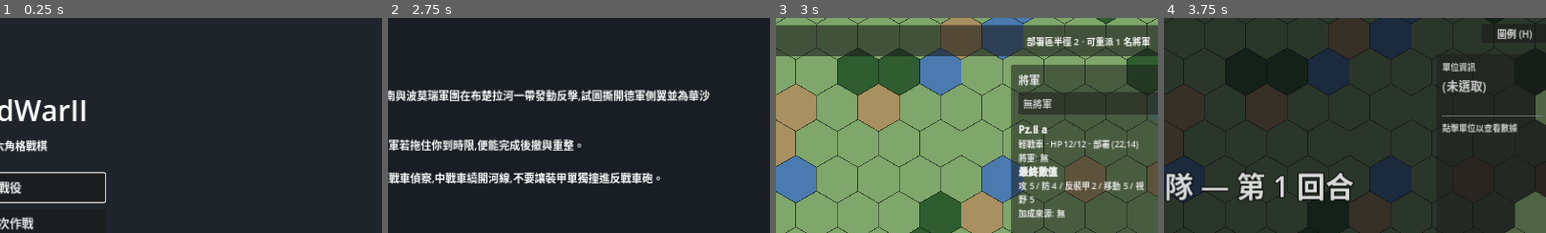
Above: before the commit, frames 1-4 (left to right).
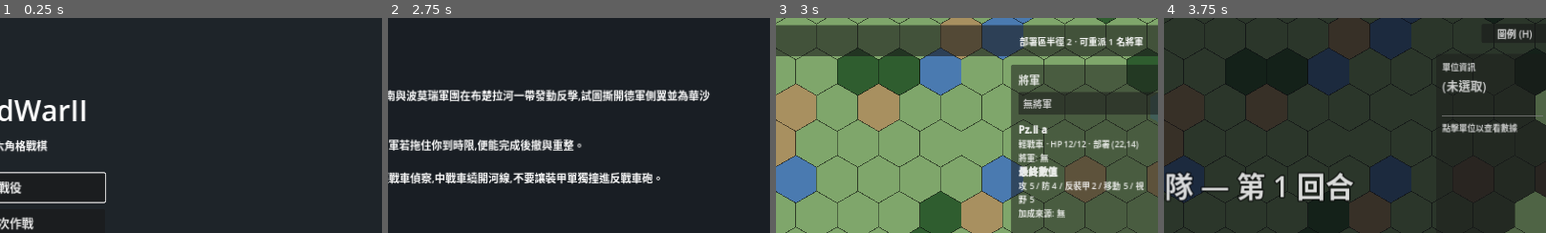
Above: after the commit, the same moments.

Repository: Fischer-Zhang/WorldWarII
Game: Godot game, scene res://scenes/main_menu.tscn
The game is run twice, just before and just after one commit, with the same random seed, the same clock (stepped at 60 frames per second) and the same inputs.
Inputs:
- Up to frame 1 (0.25 s): no input
- Up to frame 2 (2.75 s): click "戰役" at 0.5 s; click "閃電戰與東進 1940-1941 (0/5) 德軍從西線突…" at 1.25 s; click "開始選定作戰" at 2 s
- Up to frame 3 (3 s): click "開始戰鬥" at 2.75 s
- Up to frame 4 (3.75 s): click "開始戰鬥" at 3.5 s
The pictures show only the part of the screen within x 49-99%, y 0-50%; the shares and areas given below are measured in that part.

Frames 1-2 are identical in both runs. In frame 3, 1.1% of the frame differs, in the area x 63-98%, y 8-14%; in frame 4, nothing differs.

Commit message:
Anchor tactical HUD panels

Diff:
--- a/scenes/battle.tscn
+++ b/scenes/battle.tscn
@@ -16,9 +16,10 @@
 [node name="UI" type="CanvasLayer" parent="."]
 
 [node name="InfoLabel" type="Label" parent="UI"]
+anchor_right = 1.0
 offset_left = 12.0
 offset_top = 12.0
-offset_right = 1268.0
+offset_right = -132.0
 offset_bottom = 44.0
 mouse_filter = 2
 theme_override_font_sizes/font_size = 18
@@ -27,10 +28,13 @@
 vertical_alignment = 1
 
 [node name="StatusLabel" type="Label" parent="UI"]
+anchor_top = 1.0
+anchor_right = 1.0
+anchor_bottom = 1.0
 offset_left = 12.0
-offset_top = 680.0
-offset_right = 1000.0
-offset_bottom = 710.0
+offset_top = -40.0
+offset_right = -280.0
+offset_bottom = -10.0
 mouse_filter = 2
 theme_override_font_sizes/font_size = 16
 text = ""
@@ -38,9 +42,11 @@
 vertical_alignment = 1
 
 [node name="InfoPanel" type="Panel" parent="UI"]
-offset_left = 1080.0
+anchor_left = 1.0
+anchor_right = 1.0
+offset_left = -200.0
 offset_top = 60.0
-offset_right = 1268.0
+offset_right = -12.0
 offset_bottom = 530.0
 mouse_filter = 2
 modulate = Color(1, 1, 1, 0.78)
@@ -91,9 +97,10 @@
 text = ""
 
 [node name="TurnBanner" type="Label" parent="UI"]
+anchor_right = 1.0
 offset_left = 0.0
 offset_top = 240.0
-offset_right = 1280.0
+offset_right = 0.0
 offset_bottom = 320.0
 mouse_filter = 2
 modulate = Color(1, 1, 1, 0)
@@ -126,9 +133,11 @@
 text = ""
 
 [node name="AbilityBox" type="VBoxContainer" parent="UI"]
-offset_left = 1050.0
+anchor_left = 1.0
+anchor_right = 1.0
+offset_left = -230.0
 offset_top = 300.0
-offset_right = 1260.0
+offset_right = -20.0
 offset_bottom = 562.0
 mouse_filter = 2
 alignment = 2
@@ -144,40 +153,56 @@
 text = "架橋"
 
 [node name="OverwatchButton" type="Button" parent="UI"]
-offset_left = 1050.0
-offset_top = 570.0
-offset_right = 1260.0
-offset_bottom = 610.0
+anchor_left = 1.0
+anchor_top = 1.0
+anchor_right = 1.0
+anchor_bottom = 1.0
+offset_left = -230.0
+offset_top = -150.0
+offset_right = -20.0
+offset_bottom = -110.0
 visible = false
 text = "進入警戒 (O)"
 
 [node name="RallyButton" type="Button" parent="UI"]
-offset_left = 1050.0
-offset_top = 620.0
-offset_right = 1260.0
-offset_bottom = 660.0
+anchor_left = 1.0
+anchor_top = 1.0
+anchor_right = 1.0
+anchor_bottom = 1.0
+offset_left = -230.0
+offset_top = -100.0
+offset_right = -20.0
+offset_bottom = -60.0
 visible = false
 text = "整隊 (R)"
 
 [node name="EndTurnButton" type="Button" parent="UI"]
-offset_left = 1050.0
-offset_top = 670.0
-offset_right = 1260.0
-offset_bottom = 710.0
+anchor_left = 1.0
+anchor_top = 1.0
+anchor_right = 1.0
+anchor_bottom = 1.0
+offset_left = -230.0
+offset_top = -50.0
+offset_right = -20.0
+offset_bottom = -10.0
 text = "結束回合"
 
 [node name="LegendButton" type="Button" parent="UI"]
-offset_left = 1156.0
+anchor_left = 1.0
+anchor_right = 1.0
+offset_left = -124.0
 offset_top = 10.0
-offset_right = 1268.0
+offset_right = -12.0
 offset_bottom = 42.0
 text = "圖例 (H)"
 
 [node name="ResultPanel" type="Panel" parent="UI"]
 visible = false
-offset_left = 290.0
+anchor_left = 0.5
+anchor_right = 0.5
+offset_left = -250.0
 offset_top = 60.0
-offset_right = 790.0
+offset_right = 250.0
 offset_bottom = 660.0
 
 [node name="ResultSummary" type="RichTextLabel" parent="UI/ResultPanel"]
@@ -227,9 +252,11 @@
 
 [node name="LegendPanel" type="Panel" parent="UI"]
 visible = false
-offset_left = 340.0
+anchor_left = 0.5
+anchor_right = 0.5
+offset_left = -300.0
 offset_top = 70.0
-offset_right = 940.0
+offset_right = 300.0
 offset_bottom = 650.0
 modulate = Color(1, 1, 1, 0.97)
 
--- a/scenes/deployment.tscn
+++ b/scenes/deployment.tscn
@@ -22,9 +22,10 @@
 mouse_filter = 2
 
 [node name="TopBar" type="Panel" parent="UI/Root"]
+anchor_right = 1.0
 offset_left = 12.0
 offset_top = 12.0
-offset_right = 1268.0
+offset_right = -12.0
 offset_bottom = 64.0
 mouse_filter = 1
 
@@ -38,9 +39,11 @@
 vertical_alignment = 1
 
 [node name="Status" type="Label" parent="UI/Root/TopBar"]
-offset_left = 660.0
+anchor_left = 0.5
+anchor_right = 1.0
+offset_left = 20.0
 offset_top = 12.0
-offset_right = 1238.0
+offset_right = -30.0
 offset_bottom = 42.0
 theme_override_font_sizes/font_size = 15
 text = ""
@@ -48,15 +51,19 @@
 vertical_alignment = 1
 
 [node name="Body" type="HBoxContainer" parent="UI/Root"]
+anchor_right = 1.0
+anchor_bottom = 1.0
 offset_left = 12.0
 offset_top = 78.0
-offset_right = 1268.0
-offset_bottom = 644.0
+offset_right = -12.0
+offset_bottom = -76.0
 mouse_filter = 2
-theme_override_constants/separation = 756
+theme_override_constants/separation = 12
 
 [node name="LeftPanel" type="Panel" parent="UI/Root/Body"]
 custom_minimum_size = Vector2(250, 560)
+size_flags_horizontal = 0
+size_flags_vertical = 3
 mouse_filter = 1
 modulate = Color(1, 1, 1, 0.86)
 
@@ -82,8 +89,14 @@
 custom_minimum_size = Vector2(224, 0)
 theme_override_constants/separation = 6
 
+[node name="MapSpacer" type="Control" parent="UI/Root/Body"]
+size_flags_horizontal = 3
+mouse_filter = 2
+
 [node name="RightPanel" type="Panel" parent="UI/Root/Body"]
 custom_minimum_size = Vector2(250, 560)
+size_flags_horizontal = 0
+size_flags_vertical = 3
 mouse_filter = 1
 modulate = Color(1, 1, 1, 0.88)
 
@@ -113,10 +126,14 @@
 text = ""
 
 [node name="BottomBar" type="HBoxContainer" parent="UI/Root"]
-offset_left = 12.0
-offset_top = 658.0
-offset_right = 1268.0
-offset_bottom = 708.0
+anchor_left = 1.0
+anchor_top = 1.0
+anchor_right = 1.0
+anchor_bottom = 1.0
+offset_left = -550.0
+offset_top = -62.0
+offset_right = -12.0
+offset_bottom = -12.0
 alignment = 2
 theme_override_constants/separation = 14
 
